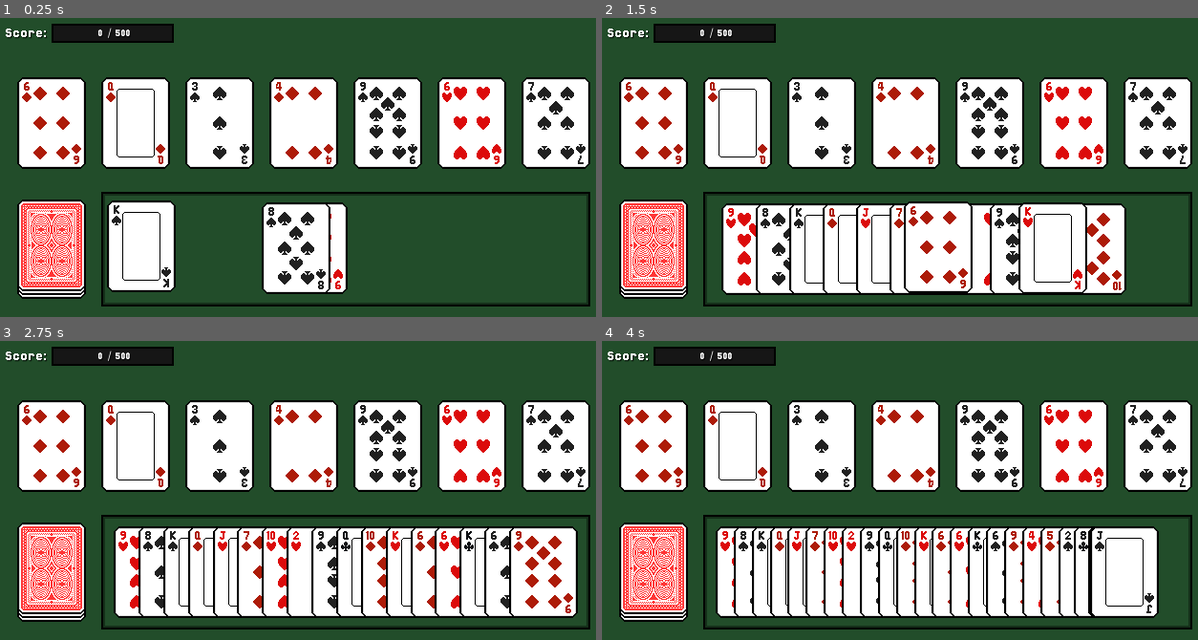
Above: before the commit, frames 1-4 (two rows, left to right).
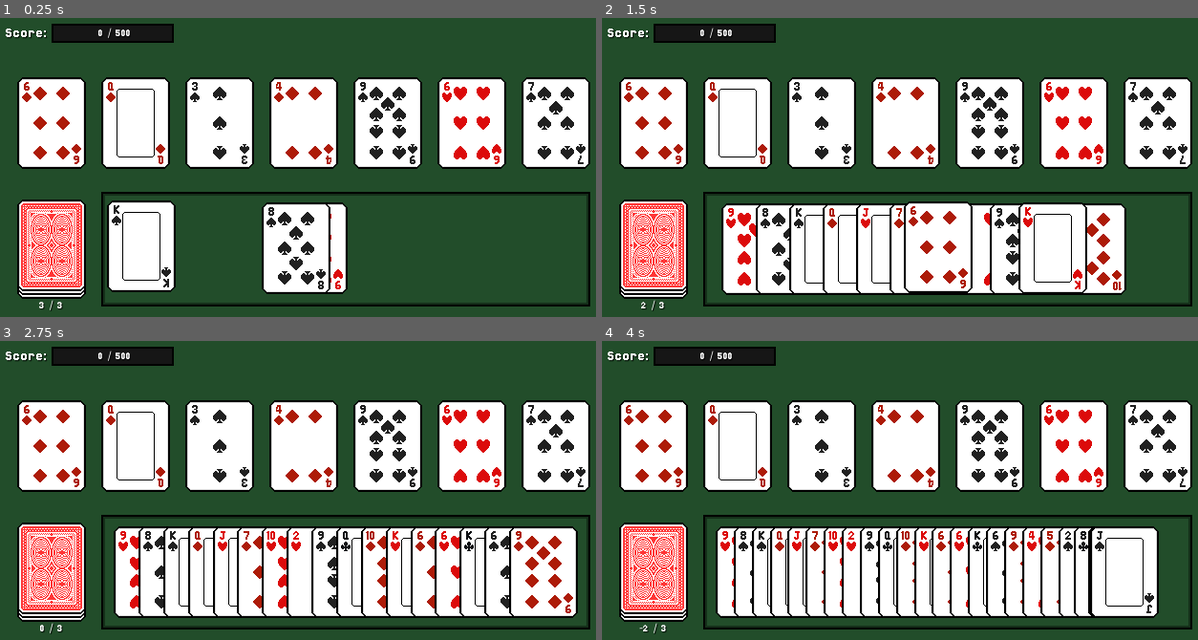
Above: after the commit, the same moments.

Repository: AyyBee123/Oristaile
Game: Godot game, scene res://Scenes/encounter.tscn
The game is run twice, just before and just after one commit, with the same random seed, the same clock (stepped at 60 frames per second) and the same inputs.
Inputs (mouse positions are in pixels of both pictures, inside the frame that each line leads up to):
- Up to frame 1 (0.25 s): no input
- Up to frame 2 (1.5 s): click (655, 248) at 0.5 s; click (655, 248) at 1.25 s
- Up to frame 3 (2.75 s): click (53, 571) at 2 s
- Up to frame 4 (4 s): click (655, 571) at 2.75 s; click (655, 571) at 3.5 s

The runs differ from the first frame. In frame 1, less than 0.1% of the frame differs, in the area x 6-11%, y 94-99%; in frame 2, less than 0.1%; in frame 3, less than 0.1%; in frame 4, less than 0.1%.

Commit message:
added limit to card draws

Diff:
--- a/Scenes/encounter.tscn
+++ b/Scenes/encounter.tscn
@@ -141,6 +141,25 @@
 mouse_filter = 2
 texture = ExtResource("5_bd0u2")
 stretch_mode = 2
+
+[node name="DrawsLabel" type="Label" parent="DeckContainer/DeckPanel" unique_id=1351457287]
+unique_name_in_owner = true
+layout_mode = 1
+anchors_preset = 15
+anchor_right = 1.0
+anchor_bottom = 1.0
+offset_top = 102.0
+offset_bottom = 15.0
+grow_horizontal = 2
+grow_vertical = 2
+theme_override_colors/font_shadow_color = Color(0, 0, 0, 0.5019608)
+theme_override_constants/shadow_offset_x = 1
+theme_override_constants/shadow_offset_y = 1
+theme_override_fonts/font = ExtResource("6_askxb")
+theme_override_font_sizes/font_size = 12
+text = "3 / 3"
+horizontal_alignment = 1
+vertical_alignment = 1
 
 [node name="CardHandTexture" type="NinePatchRect" parent="DeckContainer" unique_id=1978679625]
 custom_minimum_size = Vector2(512, 120)
--- a/Scripts/Game/encounter.gd
+++ b/Scripts/Game/encounter.gd
@@ -5,6 +5,7 @@
 @onready var deck_panel: TextureButton = %DeckPanel
 @onready var points_progress_bar: TextureProgressBar = %PointsProgressBar
 @onready var current_points_label: Label = %CurrentPointsLabel
+@onready var draws_label: Label = %DrawsLabel
 
 const CARD_SPACING: float = 36.0
 const DRAW_BUFFER: float = 0.1
@@ -17,10 +18,13 @@
 
 var points_to_win: int = 500
 var current_points: float = 0.0
+var current_draws: int
 
 
 func _ready() -> void:
+	current_draws = RunData.cards_to_draw
 	points_progress_bar.max_value = points_to_win
+
 
 	for card in RunData.deck:
 		current_deck.append(card.duplicate())
@@ -40,10 +44,15 @@
 
 
 func _on_deck_panel_pressed() -> void:
+	#if current_draws <= 0: return
+
 	for i in RunData.cards_to_draw:
 		draw_card()
 		if i < RunData.cards_to_draw - 1:
 			await get_tree().create_timer(DRAW_BUFFER).timeout
+
+	current_draws -= 1
+	draws_label.text = "%d / %d" % [current_draws, RunData.cards_to_draw]
 
 
 func set_card_slot(slot: Slot) -> void:
--- a/Scripts/Globals/run_data.gd
+++ b/Scripts/Globals/run_data.gd
@@ -5,6 +5,7 @@
 var cards_to_draw_at_start: int
 var cards_to_draw: int
 var number_of_draws: int
+var draws_per_round: int
 var rng: RandomNumberGenerator
 
 var base_points_per_card: float = 100.0
@@ -22,6 +23,7 @@
 	cards_to_draw = 3
 	cards_to_draw_at_start = 8
 	number_of_draws = 3
+	draws_per_round = 3
 
 
 func create_deck() -> void:
